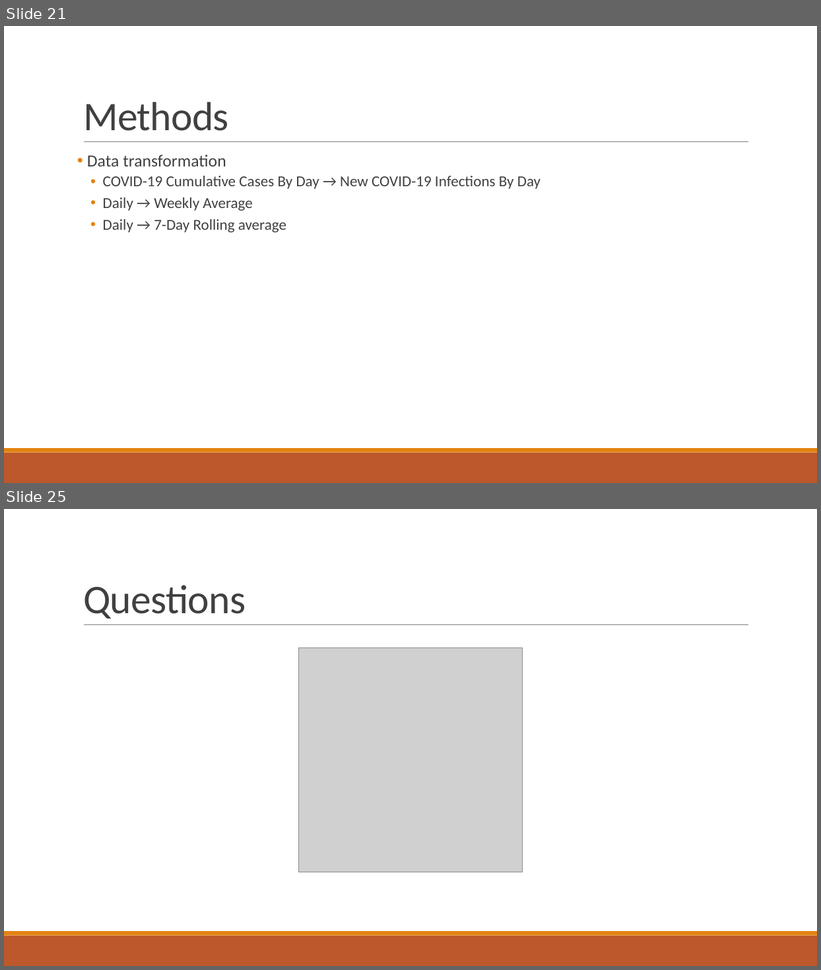
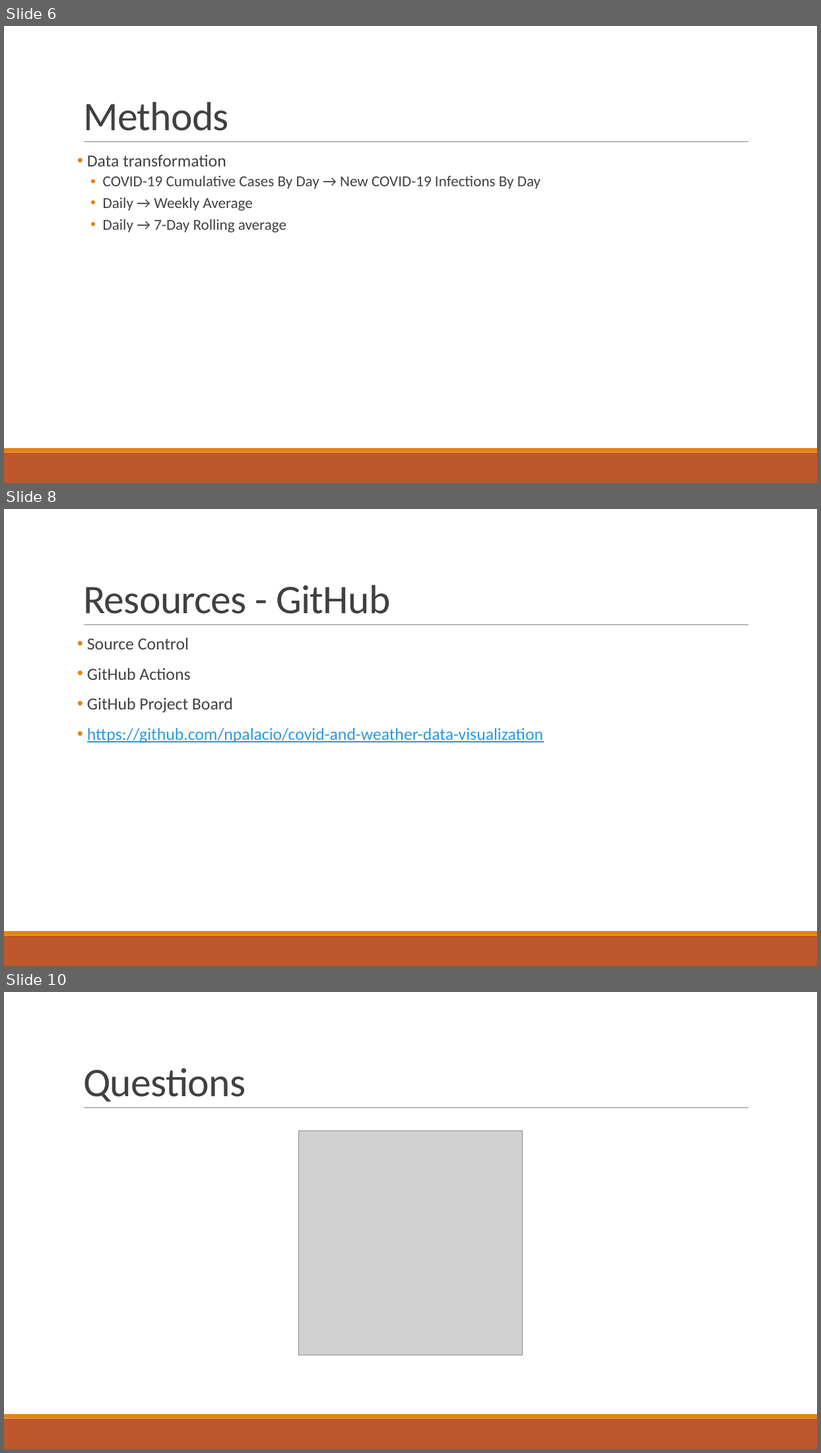
Before and after one commit to npalacio/School, a slide deck: Capstone/Presentation/CapstoneProposal.pptx. Shown one above the other, each under a label of ours: slides 21 and 25 before the commit, slides 6, 8 and 10 after it; the slides between them are not shown. The pictures are 821x970 and 821x1453 pixels, drawn with LibreOffice and Linux fonts; fonts in the diff are those of the drawing; grey boxes stand for pictures. Boxes give left, top, right and bottom in pixels: in the first picture for what was removed or moved away, otherwise in the second. Text is boxed around its words. In the diff, an @@ line names an element or a change of style, - is before the commit and + after.

```diff
--- a/Capstone/Presentation/CapstoneProposal.pptx
+++ b/Capstone/Presentation/CapstoneProposal.pptx
@@ slide 8 added at <box>4,509,817,966</box>, background #FFFFFF; not listed: 3 template elements that a slide beside it also shows @@
@@ title added at <box>83,585,390,614</box>, 48 pt, text #404040 @@
+Resources - GitHub
@@ text added at <box>87,638,543,743</box>, 20 pt, text #2998E3, underline @@
+• Source Control
+• GitHub Actions
+• GitHub Project Board
+• https://github.com/npalacio/covid-and-weather-data-visualization
@@ what was slide 21 is now slide 6 @@
@@ what was slide 25 is now slide 10 @@
```
Also in this commit, not shown: 3 other slides added, 19 slides removed, 1 other file.
